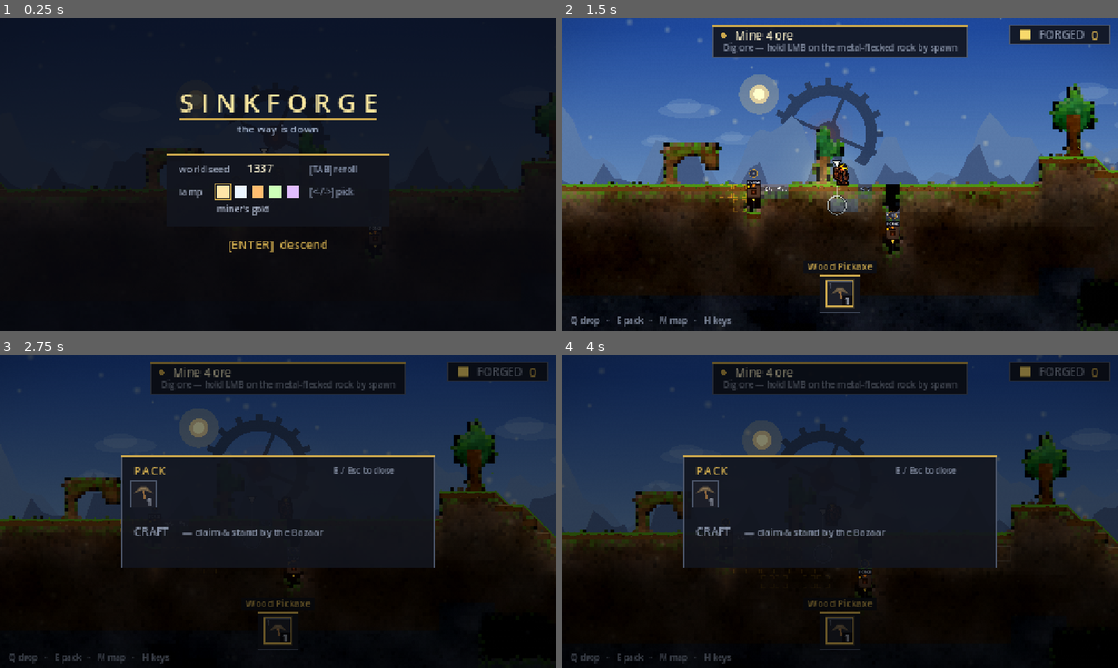
Above: before the commit, frames 1-4 (two rows, left to right).
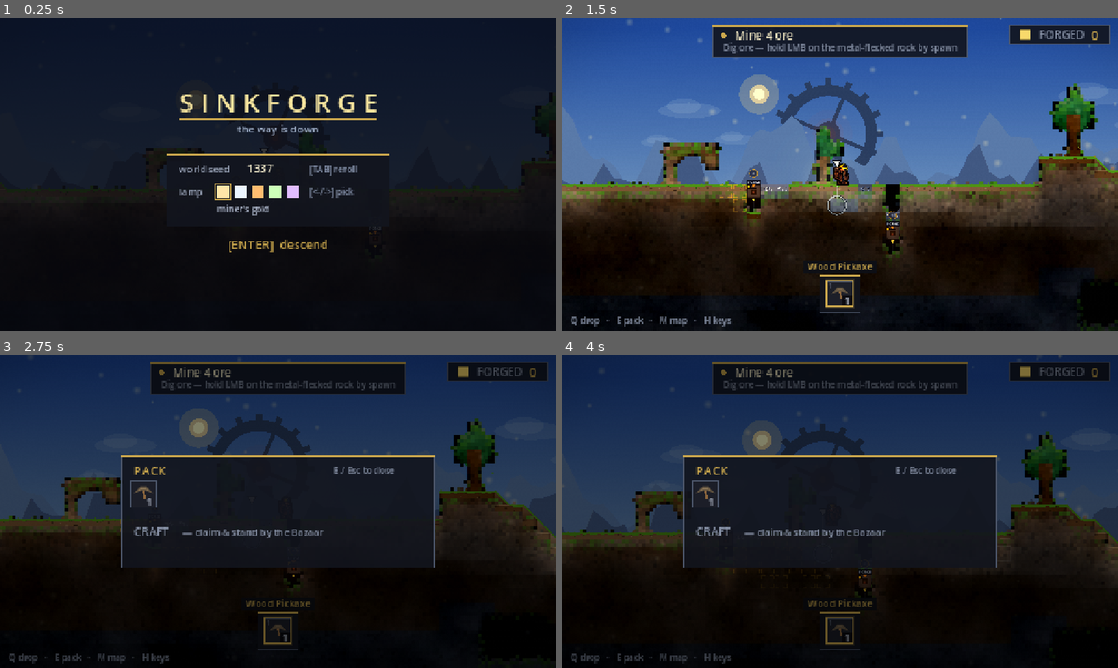
Above: after the commit, the same moments.

Repository: teohondascully/sinkforge
Game: Godot game, scene res://scenes/main.tscn
Same seed, same stepped clock (60 frames per second), same inputs: the game is played once before the commit and once after it.
Inputs (mouse positions are in pixels of both pictures, inside the frame that each line leads up to):
- Up to frame 1 (0.25 s): no input
- Up to frame 2 (1.5 s): tap Enter at 0.5 s; move the mouse to (962, 158) at 0.52 s; hold D (sf_right) 0.53-1.25 s; right-click (962, 158) at 0.6 s; click (962, 158) at 0.67 s; tap Space (sf_jump) at 0.77, 1.07 s; drag from (728, 190) to (812, 237) at 1.27 s
- Up to frame 3 (2.75 s): move the mouse to (333, 442) at 2.02 s; hold D (sf_right) from 2.03 s (still down); tap E (sf_craft) at 2.1 s
- Up to frame 4 (4 s): release D (sf_right) at 2.75 s; drag from (812, 574) to (673, 464) at 2.77 s; tap Space (sf_jump) at 3.5, 3.77 s; move the mouse to (1006, 558) at 3.52 s; hold A (sf_left) from 3.53 s (still down); tap Mouse wheel up (sf_cycle_prev) at 3.6 s

The runs differ from the first frame. In frame 2, 2.9% of the frame differs, in the area x 0-87%, y 47-64%; in frame 3, less than 0.1%; in frame 4, less than 0.1%.

Commit message:
viz(deep): make the underground read as stone instead of fog
The delve capture made the case that no boot shot could: down there the
rock was a flat grey haze with a white blowout in the middle of it. Three
separate causes, all of them renderer-side and none of them the molded
terrain everyone had assumed.

The lamp was painting over the rock it had just revealed. It does two
jobs — cuts a wide hole in the darkness veil, which is what actually
makes stone visible, and adds an amber pool on top. The additive term had
grown strong enough to swamp the reveal: three overlapping pools summed
past one, tripped the glow threshold, and blew the centre of the frame to
white. It is now a fraction of what it was; you plainly see a warm lamp,
and you also see what the lamp is for. At spawn it stops washing out the
miner and the starter vein he is standing on.

Bedding was a near-no-op below the topsoil. Its light and dark targets
were absolute colours picked against brown earth, and a dark clay target
sits almost exactly on deep stone's own colour — so half the banding
silently vanished in precisely the place that needed it most. Bedding is
now applied RELATIVE to the cell, then tinted, so it always swings
whatever the cell happens to be.

And everything a cell is painted with gets compressed twice underground,
by depth darkening and again by the veil sinking it toward a fraction of
itself. Roughly half a cell's tonal range survives to the eye, so the
jitter and bedding now grow markedly louder with depth to compensate —
measured against the capture, not guessed.

Solid rock also gains sparse FISSURES. Speckles give a cell surface
texture but they are point noise, and a wall of them is a field of
static; a fracture is a line, and a line is the one thing an eye reads as
structure at a glance. They run shallowly along the bedding, since rock
splits along its layers.

Harness 26/26.

Diff:
--- a/scenes/terrain_painter.gd
+++ b/scenes/terrain_painter.gd
@@ -86,6 +86,7 @@
 			ci.draw_rect(Rect2(pos + sp[0] - Vector2(2.0, 2.0), Vector2(4.0, 4.0)), col.darkened(0.26))
 			ci.draw_rect(Rect2(pos + sp[1] - Vector2(1.5, 1.5), Vector2(3.0, 3.0)), col.lightened(0.12))
 			ci.draw_rect(Rect2(pos + sp[2] - Vector2(1.0, 1.0), Vector2(2.0, 2.0)), col.darkened(0.14))
+			_draw_fissure(ci, c, pos, col)
 		if def.has_nuggets():  # embedded specks so a vein reads as ore IN rock, not an orange block
 			# Speck DENSITY tracks the remaining deposit: a rich body sparkles thickly, a
 			# nearly-drained one thins to a fleck — so a chunk's "set amount" READS, and a drill eating it
@@ -295,6 +296,30 @@
 		ci.draw_line(foot, peak, edge, 3.0)
 
 
+## FISSURES — a sparse fracture running through the rock, so a MASS of solid cells has structure of its
+## own. Speckles alone give a cell surface texture, but they are point noise: a wall of them is a field
+## of static, which is a large part of why a solid body of rock underground read as fog rather than as
+## stone. A fracture is a LINE, and a line is the one thing an eye reads as structure at a glance.
+##
+## Roughly one cell in five gets one, and it runs shallowly across the cell — along the bedding, since
+## rock splits along its layers — with a lighter highlight under it so the crack has an edge that
+## catches the same overhead key light as everything else. Deterministic per cell like the speckles, so
+## the same rock always carries the same crack and a rebaked chunk is identical.
+static func _draw_fissure(ci: CanvasItem, c: Vector2i, pos: Vector2, col: Color) -> void:
+	var h: int = _fringe_hash(c.x * 31 + c.y, c.y)
+	if h % 5 != 0:
+		return
+	var cs: float = float(WorldRenderer.CELL)
+	var y0: float = 6.0 + float((h >> 4) % int(cs - 12.0))
+	var slope: float = float((h >> 11) % 7) - 3.0                   # -3..+3 px of dip across the cell
+	var x0: float = 2.0 + float((h >> 17) % 6)
+	var x1: float = cs - 2.0 - float((h >> 21) % 6)
+	var a := pos + Vector2(x0, y0)
+	var b := pos + Vector2(x1, y0 + slope)
+	ci.draw_line(a + Vector2(0.0, 1.0), b + Vector2(0.0, 1.0), col.lightened(0.16), 1.0)
+	ci.draw_line(a, b, col.darkened(0.42), 1.0)
+
+
 ## THE FLAT CAP, RAGGED (#A5). A flat surface cell used to take one uniform 4px bar of cap colour, and a
 ## run of flat columns therefore drew a single ruled line the full width of the world — the loudest
 ## remaining piece of "blocky", and the thing that made the ground read as a cardboard cut-out laid over
--- a/scenes/visuals.gd
+++ b/scenes/visuals.gd
@@ -375,8 +375,20 @@
 		return Color(0.66, 0.71, 0.80)        # rolled sheet — the press's product
 	if item == &"gear":
 		return Color(0.82, 0.68, 0.34)        # bronze-toothed cog — the mill's product
+	# THE CARRIED GROUND. Terraria-style dig-and-carry means the pack routinely fills with the plain
+	# terrain you cut — and those had no entry here, so every one of them fell through to WHITE and
+	# drew as a blank square. Three identical white blanks in the hotbar is the single most illegible
+	# thing on the screen; it looks like missing art, which is exactly what it was.
+	if item == &"earth":
+		return Color(0.46, 0.33, 0.21)
+	if item == &"stone":
+		return Color(0.48, 0.49, 0.53)
+	if item == &"shale":
+		return Color(0.34, 0.36, 0.42)
 	if item == &"deepslate":
 		return Color(0.28, 0.31, 0.40)
+	if item == &"sealrock":
+		return Color(0.30, 0.26, 0.34)
 	return Color.WHITE
 
 
@@ -420,8 +432,23 @@
 			_item_pickaxe(canvas, center, size, Color(0.42, 0.32, 0.22), Color(0.80, 0.84, 0.94))
 		&"wood_axe":
 			_item_axe(canvas, center, size, Color(0.55, 0.40, 0.24), Color(0.64, 0.67, 0.73))
+		&"earth", &"stone", &"shale", &"deepslate", &"sealrock":
+			_item_block(canvas, center, size, item_color(item))
 		_:
 			canvas.draw_rect(Rect2(center - Vector2(size, size) * 0.5, Vector2(size, size)), item_color(item))
+
+
+## A CARRIED BLOCK of plain terrain (earth / stone / shale / deepslate / sealrock) — the dig-and-carry
+## stock you backfill, bridge and pillar with. Drawn as a chunk with a lit top face and a shadowed base
+## so it reads as a solid piece of ground you could set down, rather than the flat colour swatch these
+## used to get. The top-lit reading matches the world's own key light, which comes from above.
+static func _item_block(canvas: CanvasItem, c: Vector2, size: float, col: Color) -> void:
+	var h: float = size * 0.40
+	canvas.draw_rect(Rect2(c - Vector2(h, h), Vector2(h, h) * 2.0), col)
+	canvas.draw_rect(Rect2(c - Vector2(h, h), Vector2(h * 2.0, h * 0.34)), col.lightened(0.24))
+	canvas.draw_rect(Rect2(c + Vector2(-h, h * 0.62), Vector2(h * 2.0, h * 0.38)), col.darkened(0.34))
+	for g: Vector2 in [Vector2(-0.42, 0.10), Vector2(0.22, -0.14), Vector2(0.06, 0.34)]:
+		canvas.draw_rect(Rect2(c + g * size, Vector2(size * 0.10, size * 0.10)), col.darkened(0.22))
 
 
 ## RICH ORE (#48) — the same rough nugget, crowded with brighter white-gold flecks: quality READS.
--- a/scenes/world_renderer.gd
+++ b/scenes/world_renderer.gd
@@ -1045,10 +1045,27 @@
 func _cell_fill_color(c: Vector2i, def: MaterialDef) -> Color:
 	var depth: float = clampf(float(c.y) / float(FactorySim.GRID_ROWS), 0.0, 1.0)
 	var col: Color = _zone_tinted(def.base_color.darkened(depth * def.depth_darken), c.y)
-	var j: float = _cell_jitter(c)
+	# CONTRAST TO SPEND (#S2). Underground, everything a cell is painted with gets compressed twice —
+	# once by depth_darken, then again by the shadow veil sinking it toward a fraction of itself. A
+	# tonal range that reads fine in daylight survives that as mush, which is the mechanical reason deep
+	# rock looked like fog: the detail was there, scaled down until it stopped being detail. Both the
+	# jitter and the bedding therefore get progressively LOUDER with depth, so what reaches the eye
+	# after the veil takes its cut is roughly as legible at the bottom of the world as at the top.
+	# Measured against a real delve capture, not guessed: at the veil's opacity roughly half a cell's own
+	# tonal range survives to the eye, so the compensation has to be well over 2x by the deep band before
+	# bedding reads down there at all.
+	var boost: float = 1.0 + depth * 2.2
+	var j: float = _cell_jitter(c) * boost
 	col = col.lightened(j) if j > 0.0 else col.darkened(-j)
-	var s: float = _strata(c)
-	return col.lerp(STRATA_WARM, s) if s > 0.0 else col.lerp(STRATA_COOL, -s)
+	# Bedding is applied RELATIVE to the cell's own colour, then tinted. Absolute band targets looked
+	# right against brown topsoil and silently died below it: a dark clay target sits almost exactly on
+	# deep stone's own colour, so half the bedding became a no-op in precisely the place that needed it
+	# most. Lightening and darkening the cell always swings, whatever the cell happens to be; the tint
+	# then rides on top for the hue that makes a band read as a different DEPOSIT and not just shading.
+	var s: float = _strata(c) * boost
+	if s > 0.0:
+		return col.lightened(s * 0.85).lerp(STRATA_WARM, s * 0.30)
+	return col.darkened(-s * 1.05).lerp(STRATA_COOL, -s * 0.20)
 
 
 ## SEDIMENTARY BANDING — the ground's own structure. The cell jitter above breaks a field of earth out
@@ -2181,7 +2198,14 @@
 		# A faint flicker so the lamp reads as a live flame, not a static disc. Bright enough to blaze
 		# against the near-black base but held at 0.66 so the WARM amber core reads (not blown to white) —
 		# the pool is the light in the deep, and it stays gold (diff 11).
-		var flick: float = 0.60 + 0.04 * sin(_anim_time * 11.0) + 0.03 * sin(_anim_time * 27.0)
+		# LIGHT REVEALS, IT DOESN'T PAINT (#S2). The lamp does two jobs: it CUTS a wide hole in the
+		# darkness veil (see _update_veil — 5.4 cells at near-full strength, which is what actually makes
+		# rock visible) and it ADDS an amber pool on top. The additive term was strong enough to swamp the
+		# reveal: three overlapping pools summed past 1.0, tripped the glow threshold, and blew the centre
+		# of the frame to a white smear. Rock the veil had just uncovered was repainted flat — which is
+		# most of why the underground read as fog rather than as stone. The pool is now a fraction of what
+		# it was: enough that you plainly see a warm lamp, not so much that it erases what the lamp is for.
+		var flick: float = 0.32 + 0.035 * sin(_anim_time * 11.0) + 0.025 * sin(_anim_time * 27.0)
 		# Scale the lamp by how DARK the miner's spot actually is (blind-playtest fix): a full blaze in the
 		# deep where it IS the light, but a dim glow in daylight — at spawn the full-strength lamp was
 		# washing out the avatar AND the starter ore it sits on, so every warm thing read as "a lamp".
@@ -2195,7 +2219,7 @@
 		var head: Vector2 = player.position + Vector2(0.0, -Player.HEIGHT * 0.30)
 		_draw_glow(layer, head + _lamp_offset, LAMP_RADIUS, lamp_color, flick)
 		_draw_glow(layer, head + _lamp_offset * 0.45, LAMP_RADIUS * 0.62, lamp_color, flick * 0.38)
-		_draw_glow(layer, player.position, float(CELL) * 1.5, lamp_color, 0.14 * lamp_scale)  # close body glow
+		_draw_glow(layer, player.position, float(CELL) * 1.5, lamp_color, 0.09 * lamp_scale)  # close body glow
 	for machine: MachineState in sim.machines:
 		var kind: String = Visuals.machine_kind(machine.def)
 		# Saturated cores (diffs 2, 9): each machine's pool blazes in its OWN colour out of the black — a
